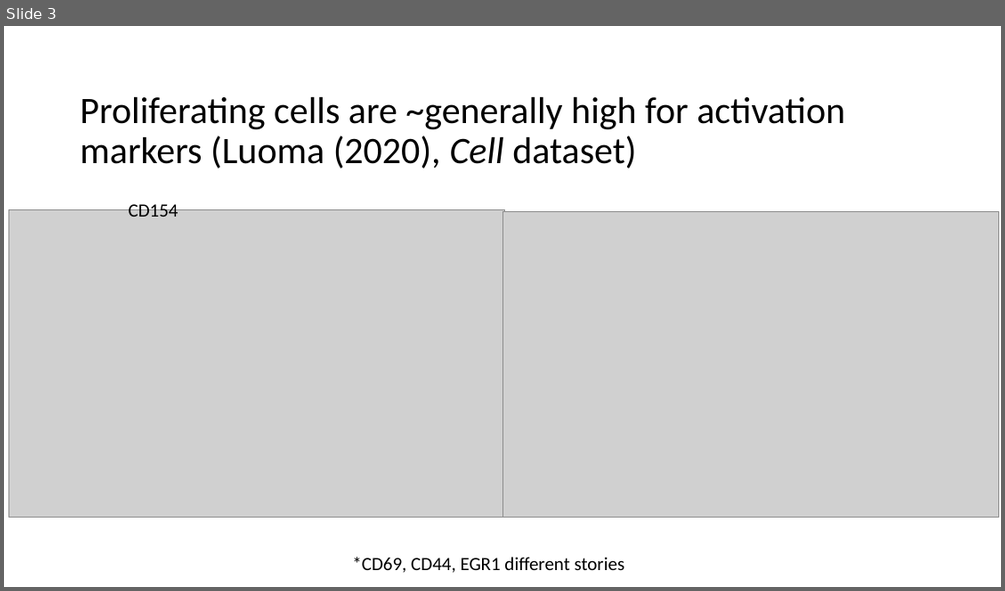
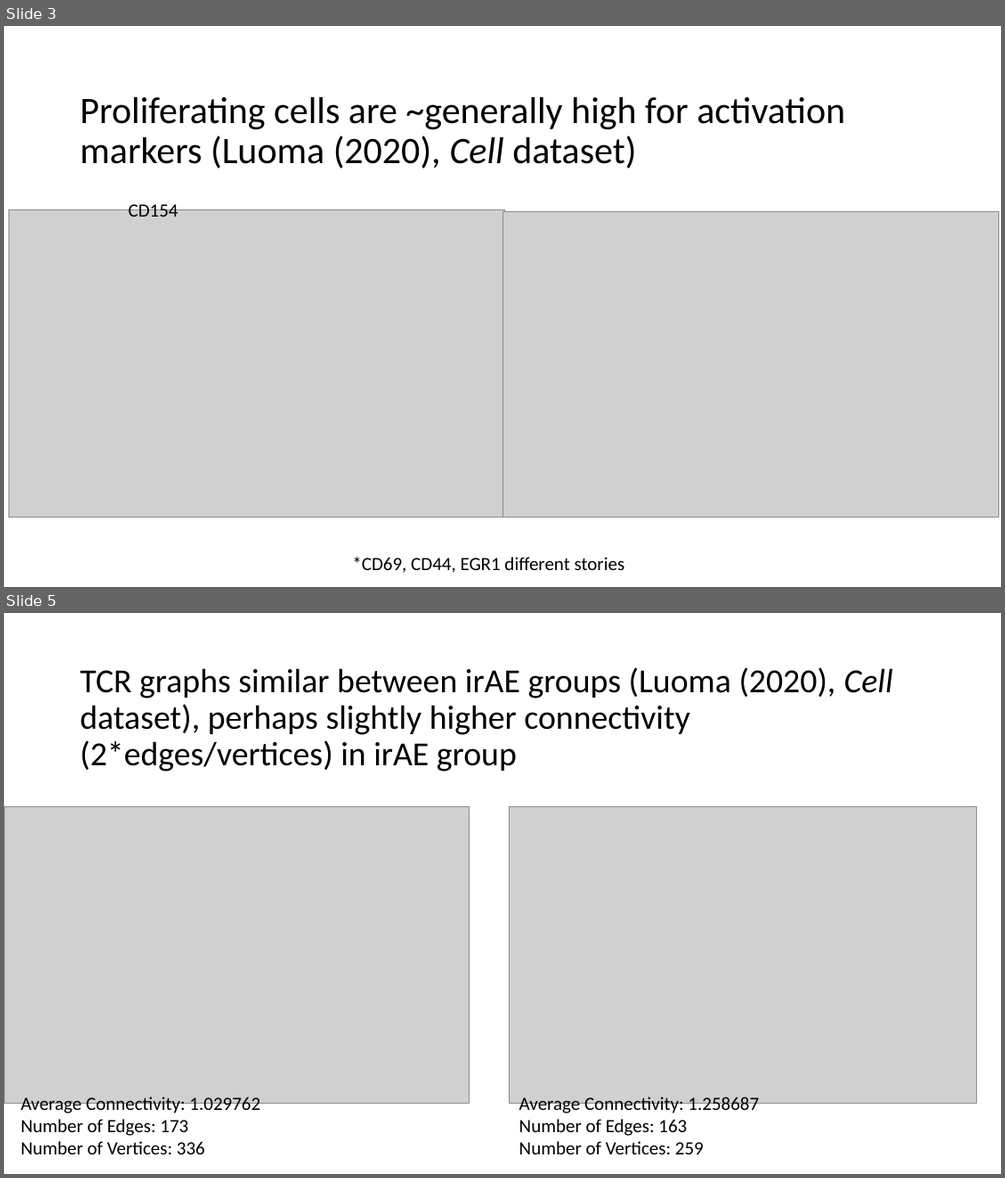
Before and after one commit to tybottorff/bottorffdocs, a slide deck: presentations/weekly_meetings/3_28_24.pptx. Shown one above the other, each under a label of ours: slide 3 before the commit, slides 3 and 5 after it; the slides between them are not shown. The pictures are 1005x591 and 1005x1178 pixels, drawn with LibreOffice and Linux fonts; fonts in the diff are those of the drawing; grey boxes stand for pictures. Boxes give left, top, right and bottom in pixels: in the first picture for what was removed or moved away, otherwise in the second. Text is boxed around its words. In the diff, an @@ line names an element or a change of style, - is before the commit and + after.

Commit message:
Update TCR graph results for pres

```diff
--- a/presentations/weekly_meetings/3_28_24.pptx
+++ b/presentations/weekly_meetings/3_28_24.pptx
@@ slide 5 added at [4,613,1001,1174], background #FFFFFF @@
@@ title added at [80,667,893,771], 32.4 pt, text #000000 @@
+TCR graphs similar between irAE groups (Luoma (2020), Cell dataset), perhaps slightly higher connectivity (2*edges/vertices) in irAE group
@@ picture added at [4,807,469,1103] @@
@@ picture added at [509,807,977,1103] @@
@@ text added at [21,1096,260,1154], 18 pt, text #000000 @@
+Average Connectivity: 1.029762
+Number of Edges: 173
+Number of Vertices: 336
@@ text added at [519,1096,759,1154], 18 pt, text #000000 @@
+Average Connectivity: 1.258687
+Number of Edges: 163
+Number of Vertices: 259
```
Also in this commit, not shown: 1 slide changed, 3 other slides added, 2 slides removed.
